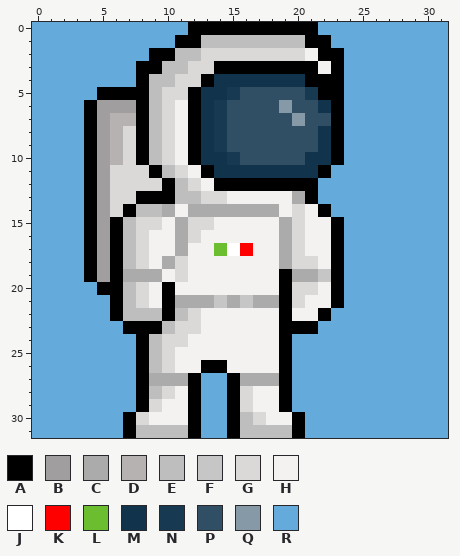
Two versions of one pixel-art file, Saves/Astronaut.aseprite. This is how it looked before the edit.
32x32 pixels, 1 frame. Colours within 5 levels of each other are drawn and written as one.
Palette (. is transparent): A #000000  B #a09e9e  C #ababab  D #b7b2b2  E #bebebe  F #c6c6c6  G #dbd8d8  H #f4f1f1  J #ffffff  K #ff0000  L #6abe30  M #11344c  N #173a52  P #304f65  Q #8599a6  R #64abdb
The result:
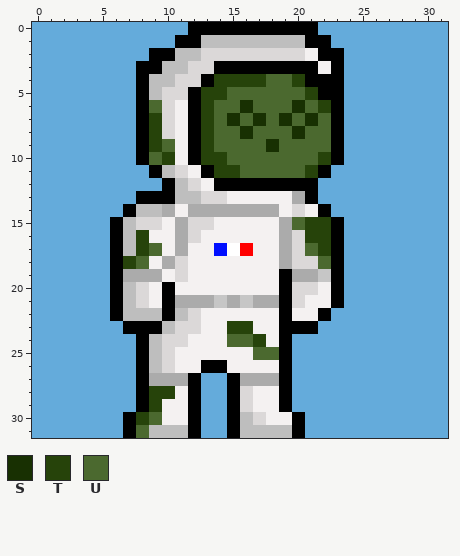
Colours new in this view: S #183002  T #26430a  U #4b692f
Author's note on the commit: add : finished first enemy
Edits made:
layer "Enemy_suit" added
layer "Enemy_head" added
layer "Flag_FR" added
layer "Mask" removed
layer "Flag" removed
layer "BlackLine" removed
@@ palette @@
-L #6abe30
+L #000fff
@@ x 0..31 @@
  3 RRRRRRRRAAEEGGAAAAAAAAHARRRRRRRR
- 4 RRRRRRRRAEEGGAMMMMMMMAAARRRRRRRR
- 5 RRRRRAAAAEGGAMMNPPPPPNAARRRRRRRR
- 6 RRRRABBBAEGHAMNPPPPQPPMARRRRRRRR
- 7 RRRRABDDAEGHAMNPPPPPQPPARRRRRRRR
- 8 RRRRABDGAEGHAMNPPPPPPPMARRRRRRRR
- 9 RRRRABDGAEGHAMNPPPPPPPMARRRRRRRR
-10 RRRRABDGAEGHAMMNPPPPPMMARRRRRRRR
-11 RRRRABGGGAEGHAMMMMMMMMARRRRRRRRR
-12 RRRRABGGGGAEGHAAAAAAAARRRRRRRRRR
-13 RRRRABGGAAAEEGGHHHHHCARRRRRRRRRR
-14 RRRRABGAEECHCCCCCCCHGHARRRRRRRRR
-15 RRRRABAEGGHCGGHHHHHCGHHARRRRRRRR
-16 RRRRABAEGHHCGHHHHHHCGHHARRRRRRRR
-17 RRRRABAEGHHCHHLJKHHCGHHARRRRRRRR
-18 RRRRABAEGHCGHHHHHHHCGGHARRRRRRRR
-19 RRRRABACCCHGHHHHHHHACCFARRRRRRRR
-20 RRRRRAAEGHAHHHHHHHHAGGHARRRRRRRR
+ 4 RRRRRRRRAEEGGATTTTUUTAAARRRRRRRR
+ 5 RRRRRRRRAEGGATTUUUUUUTAARRRRRRRR
+ 6 RRRRRRRRAUGHATUUSUUUSUTARRRRRRRR
+ 7 RRRRRRRRATGHATUSUSUSUSUARRRRRRRR
+ 8 RRRRRRRRATGHATUUSUUUSUUARRRRRRRR
+ 9 RRRRRRRRATUHATUUUUSUUUUARRRRRRRR
+10 RRRRRRRRAUTHATTUUUUUUUTARRRRRRRR
+11 RRRRRRRRRAEGHATTUUUUUTARRRRRRRRR
+12 RRRRRRRRRRAEGHAAAAAAAARRRRRRRRRR
+13 RRRRRRRRAAAEEGGHHHHHCARRRRRRRRRR
+14 RRRRRRRAEECHCCCCCCCHGHARRRRRRRRR
+15 RRRRRRAEGGHCGGHHHHHCUTTARRRRRRRR
+16 RRRRRRAETHHCGHHHHHHCGTTARRRRRRRR
+17 RRRRRRAETUHCHHLJKHHCGUTARRRRRRRR
+18 RRRRRRATUHCGHHHHHHHCGGUARRRRRRRR
+19 RRRRRRACCCHGHHHHHHHACCFARRRRRRRR
+20 RRRRRRAEGHAHHHHHHHHAGGHARRRRRRRR
 21 RRRRRRAEGHACCCFCFCCAGHHARRRRRRRR
 22 RRRRRRAEEEAEGHHHHHHAHHARRRRRRRRR
-23 RRRRRRRAAAEGGHHHHHHAAARRRRRRRRRR
-24 RRRRRRRRAEGGHHHHHHHARRRRRRRRRRRR
-25 RRRRRRRRAEGHHHHHHHHARRRRRRRRRRRR
+23 RRRRRRRAAAEGGHHTTHHAAARRRRRRRRRR
+24 RRRRRRRRAEGGHHHUUTHARRRRRRRRRRRR
+25 RRRRRRRRAEGHHHHHHUUARRRRRRRRRRRR
 26 RRRRRRRRAEGHHAAHHHHARRRRRRRRRRRR
 27 RRRRRRRRACCCARRACCCARRRRRRRRRRRR
-28 RRRRRRRRAEGHARRAGHHARRRRRRRRRRRR
-29 RRRRRRRRAGHHARRAGHHARRRRRRRRRRRR
-30 RRRRRRRAGHHHARRAEGHHARRRRRRRRRRR
-31 RRRRRRRAEEEEARRAEEEEARRRRRRRRRRR
+28 RRRRRRRRATTHARRAGHHARRRRRRRRRRRR
+29 RRRRRRRRATHHARRAGHHARRRRRRRRRRRR
+30 RRRRRRRATUHHARRAEGHHARRRRRRRRRRR
+31 RRRRRRRAUEEEARRAEEEEARRRRRRRRRRR
